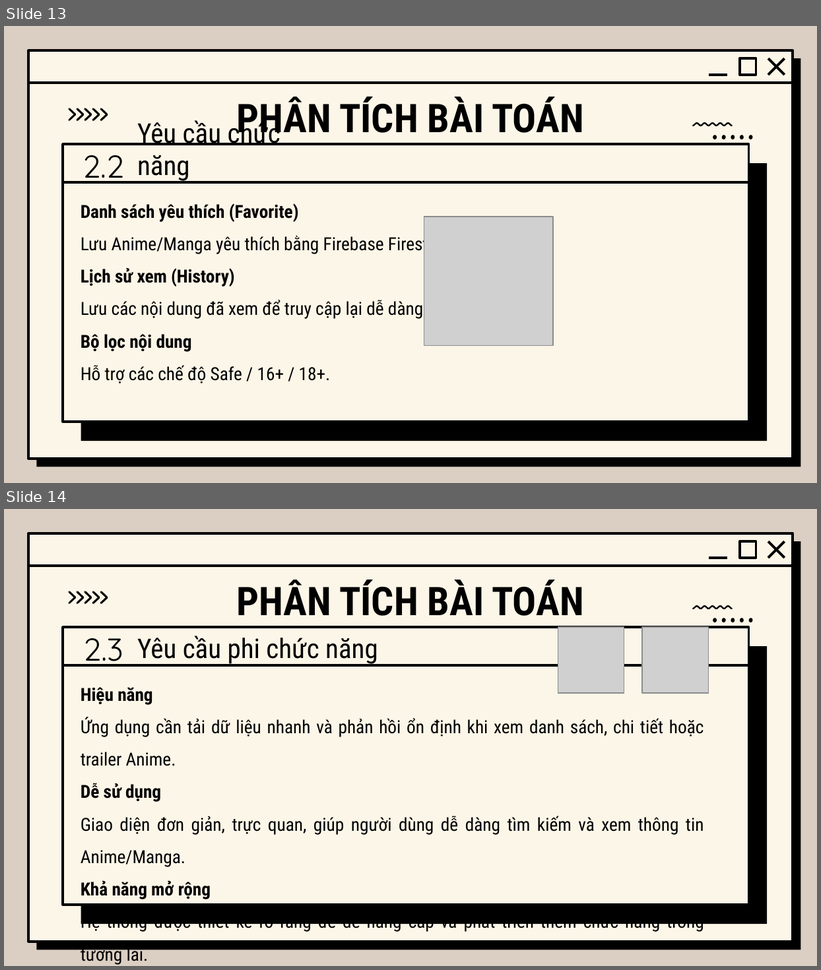
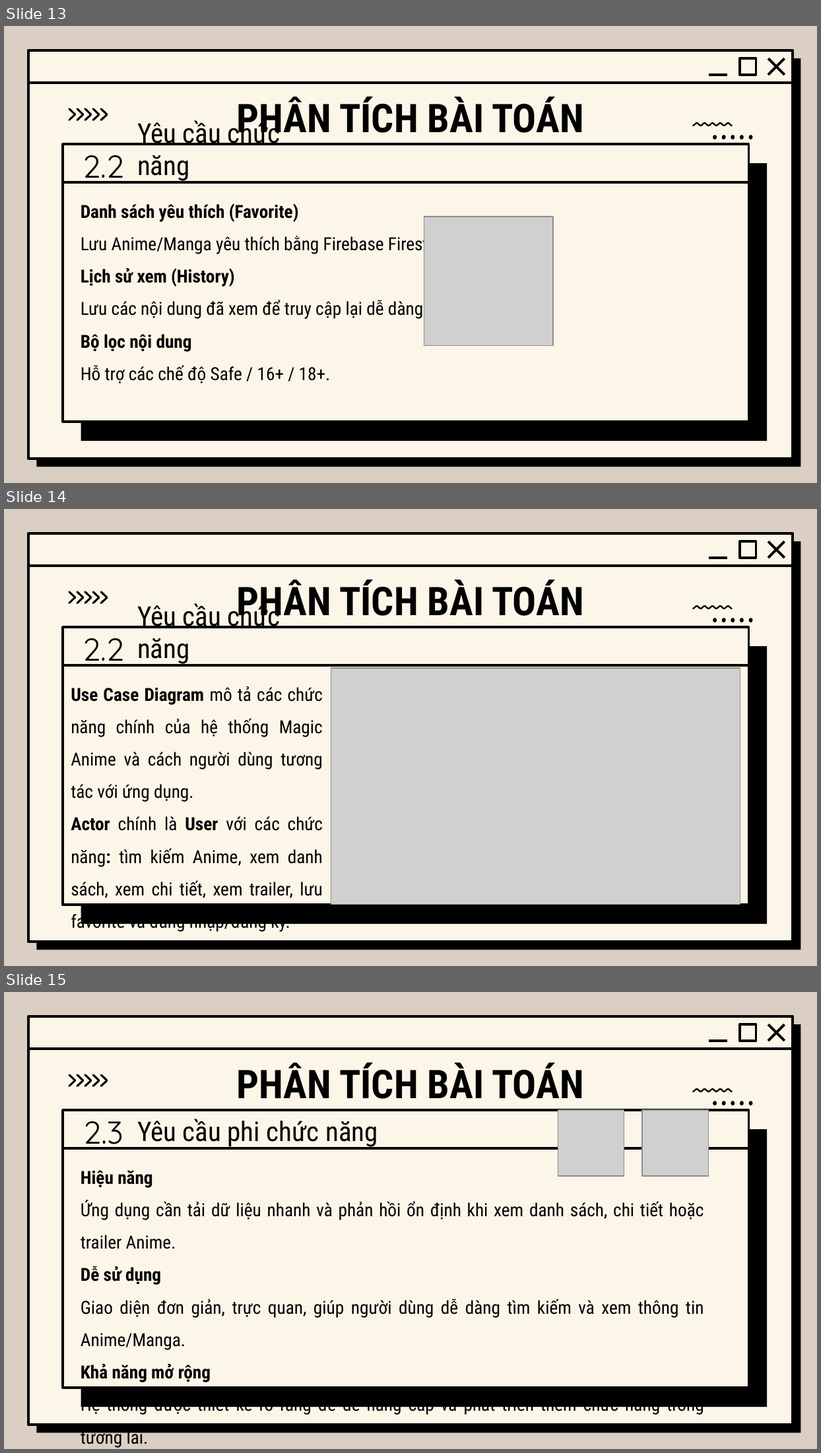
Before and after one commit to Manhwa-Academy/trailer, a slide deck: baocao/báo cáo.pptx. Shown one above the other, each under a label of ours: slides 13 and 14 before the commit, slides 13, 14 and 15 after it. The pictures are 821x970 and 821x1453 pixels, drawn with LibreOffice and Linux fonts; fonts in the diff are those of the drawing; grey boxes stand for pictures; background and template pictures are left out. Boxes give left, top, right and bottom in pixels: in the first picture for what was removed or moved away, otherwise in the second. Text is boxed around its words. In the diff, an @@ line names an element or a change of style, - is before the commit and + after.

```diff
--- a/baocao/báo cáo.pptx
+++ b/baocao/báo cáo.pptx
@@ slide 14 added at [4, 509, 817, 966], background #DBCFC3; not listed: 7 template elements that a slide beside it also shows @@
@@ title added at [236, 580, 584, 625], 35 pt, text #000000, bold @@
+PHÂN TÍCH BÀI TOÁN
@@ freeform shape added at [67, 590, 108, 605], fill #000000 @@
@@ text added at [137, 601, 281, 665], 24 pt, text #000000 @@
+Yêu cầu chức năng
@@ freeform shape added at [692, 605, 733, 610], fill #000000 @@
@@ rounded rectangle added at [63, 627, 749, 905], fill #FCF6E8, outline #000000 2.25 pt @@
@@ freeform shape added at [713, 618, 754, 624], fill #000000 @@
@@ rounded rectangle added at [81, 646, 768, 925], fill #000000 @@
@@ text added at [83, 638, 124, 667], 28 pt, text #000000 @@
+2.2
@@ line added from (63, 666) to (749, 666), #000000 2.25 pt @@
@@ text added at [71, 686, 323, 933], 16 pt, text #000000 @@
+Use Case Diagram mô tả các chức năng chính của hệ thống Magic Anime và cách người dùng tương tác với ứng dụng.
+Actor chính là User với các chức năng: tìm kiếm Anime, xem danh sách, xem chi tiết, xem trailer, lưu favorite và đăng nhập/đăng ký.
@@ picture added at [331, 668, 740, 905] @@
@@ what was slide 14 is now slide 15 @@
```
Also in this commit, not shown: 2 slides changed, 1 other slide added, 36 other files.
